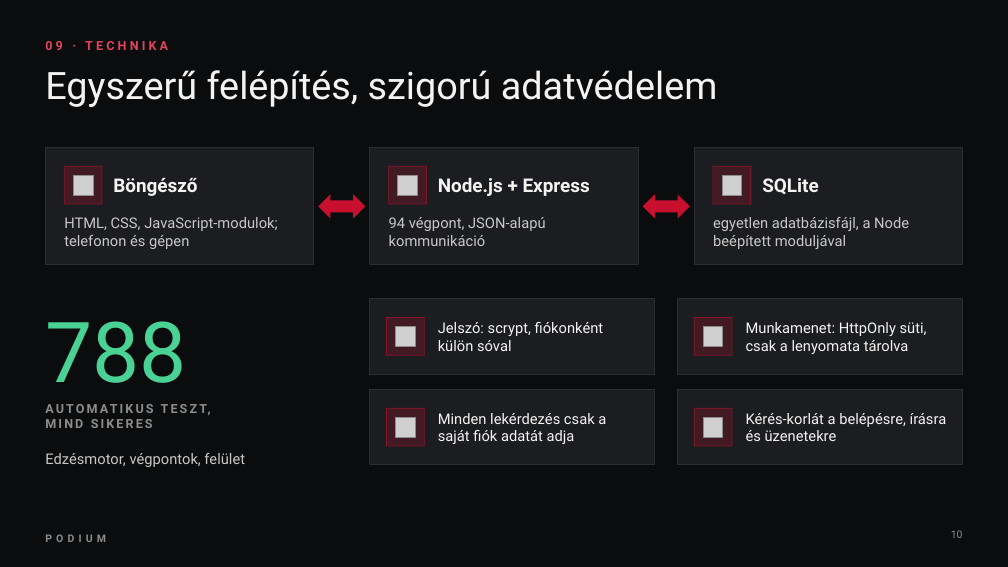
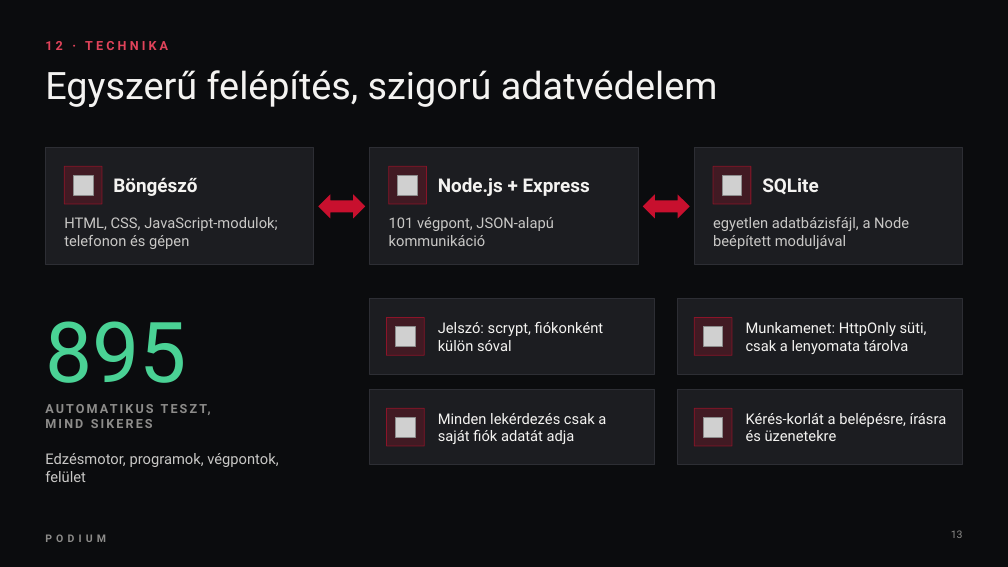
Before and after one commit to almateszem/repo, a slide deck: slide 13 of Prezentacio/Podium-bemutato.pptx (slide 10 before the commit). Drawn at 1008x567 pixels with LibreOffice and Linux fonts; fonts in the diff are those of the drawing; grey boxes stand for pictures; background and template pictures are left out. Boxes give left, top, right and bottom in pixels: in the first picture for what was removed or moved away, otherwise in the second. Text is boxed around its words. In the diff, an @@ line names an element or a change of style, - is before the commit and + after.

```diff
--- a/Prezentacio/Podium-bemutato.pptx
+++ b/Prezentacio/Podium-bemutato.pptx
@@ text at <box>45,41,168,50</box>: text changed @@
-09 · TECHNIKA
+12 · TECHNIKA
@@ text at <box>389,217,554,246</box>: text changed @@
-94 végpont, JSON-alapú kommunikáció
+101 végpont, JSON-alapú kommunikáció
@@ text at <box>45,321,187,383</box>: text changed @@
-788
+895
@@ text at <box>45,453,278,482</box>: text changed @@
-Edzésmotor, végpontok, felület
+Edzésmotor, programok, végpontok, felület
@@ page number at <box>951,530,963,538</box>: text changed @@
-10
+13
```
Also in this commit, not shown: 5 other slides changed, 3 slides added, 2 other files.
